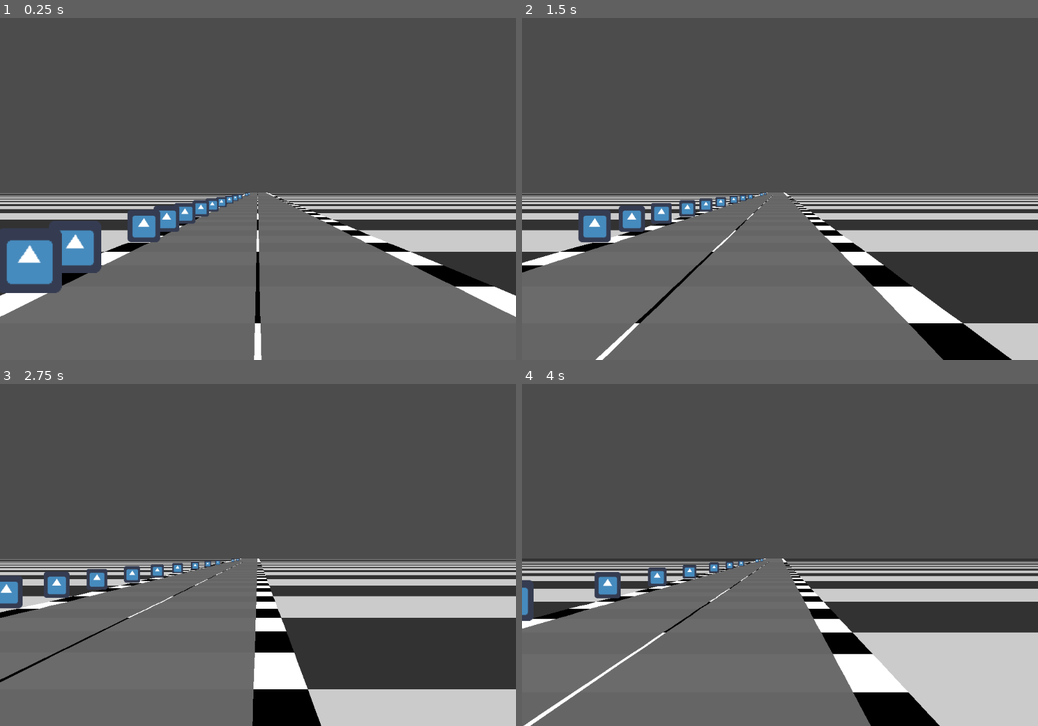
Above: before the commit, frames 1-4 (two rows, left to right).
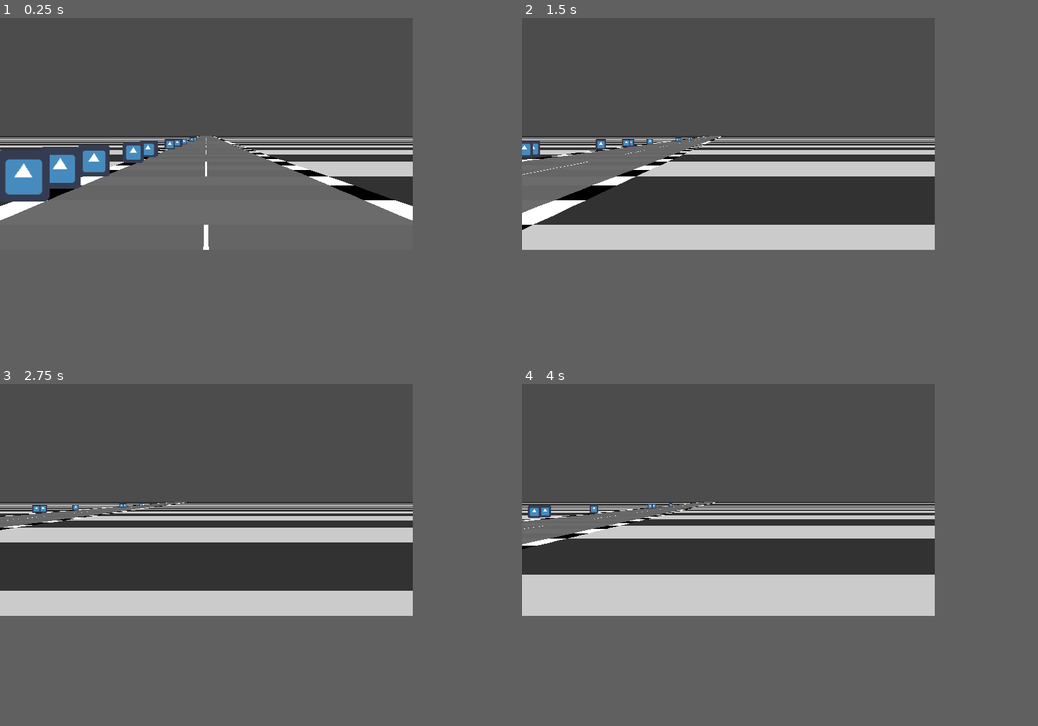
Above: after the commit, the same moments.

Repository: lucaslrt/RetroRacingTemplate
Game: Godot game, scene res://Scenes/Road.tscn
Two runs of this game, one before a commit and one after it. Both use one fixed random seed, a clock stepped at 60 frames per second and the inputs below. The project has no main scene, so this scene is started directly. The engine's default icon, where the game draws it, is replaced by a stand-in: a white triangle on a blue panel in a dark square.
Inputs:
- Up to frame 1 (0.25 s): no input
- Up to frame 2 (1.5 s): tap Enter at 0.5 s; hold Right (ui_right) 0.53-1.28 s; hold Down (ui_down) from 1.28 s (still down)
- Up to frame 3 (2.75 s): tap Space at 2 s; release Down (ui_down) at 2.03 s; hold Right (ui_right) from 2.03 s (still down)
- Up to frame 4 (4 s): release Right (ui_right) at 2.78 s; hold Up (ui_up) 2.78-3.53 s; hold Left (ui_left) from 3.53 s (still down)
In our replay, the window is 800x531 before the commit and 640x360 after it. These sizes can differ from the game's own. Grey fills any space a smaller window leaves; there, only what the larger window draws over its background counts as a difference.

The runs differ from the first frame. In frame 1, 40% of the frame differs, in the area x 0-100%, y 0-100%; in frame 2, 47%; in frame 3, 58%; in frame 4, 58%, in the area x 0-100%, y 34-100%.

Commit message:
Using linear equation to match cliffs with the rest of the road.

Diff:
--- a/Road.gd
+++ b/Road.gd
@@ -1,11 +1,11 @@
 extends Node2D
 
-var screen_width = 1024
-var screen_height = 680
+var screen_width = ProjectSettings.get_setting("display/window/size/width")#1024
+var screen_height = ProjectSettings.get_setting("display/window/size/height")#680
 
 var road_width = 2000
-var seg = 200 #Velocity (smaller number = faster)
-var track_size = 1600 # Number of road segments
+var seg = 200
+var track_size = 2600 # Number of road segments
 var render_seg_num = 300
 
 var speed = 200
@@ -29,7 +29,7 @@
 var speedX = .7
 
 func _ready():
-	top_speed = float(seg) / step * 1.5
+	top_speed = float(seg) / step * 2
 	acceleration = float(top_speed) / 4
 	breaking = -top_speed
 	decel = float(-top_speed) / 5
@@ -37,6 +37,7 @@
 
 	# Drawing Road
 #	print("Criando pista...")
+	var last_y = 0
 	for i in range(track_size):# Quantity of horizontal lines on the road
 		lines.push_back({x = 0, y = 0, z = 0, X = 0, Y = 0, W = 0, scale = 0, curve = 0, sprite = null, spriteX = 0, clip = 0.0})
 		lines[i].z = i * seg
@@ -47,17 +48,36 @@
 			$YSort.add_child(lines[i].sprite)
 		lines[i].spriteX = -3.5
 		if i > 300 and i < 700: #Right curve
-			lines[i].curve = 0.5
+			lines[i].curve = 1.9
 		if i > 800 and i < 1200: #Left curve
 			lines[i].curve = -0.7
-		if i > 750: #Cliffs
-			lines[i].y = sin(i / 30.0 - 25) * 1500
-		if i > 1200: #Right curve
-			lines[i].curve = 0.2
+		if i > 750 and i < 1200: #Cliffs
+#			lines[i].y = sin(i / 30.0 - 25) * 1500
+			lines[i].y = sin((i / 30.0) - 25) * 4500
+			last_y = lines[i].y
+#			print("last_y cliff = ", last_y)
+		if i >= 1200 and i : #Right curve
+			lines[i].y = ((-last_y/(track_size-1200)) * (i - 1200)) + last_y # f(x) = ax + b
+			print("lines[i].y = ", lines[i].y)
 
 	track_size = lines.size()
 	set_process(true)
 	pass
+
+#var num = 0
+#func logistic_function(x, a, b, c, d):
+#	var aux_x = track_size - x
+#	if num == 0:
+#		num = aux_x
+#	else:
+#		if aux_x < num/2:
+#			aux_x = -aux_x
+#
+##	print("conta = ", (1 + exp(-c * (x - d))) + b)
+##	print("exp = ", exp(-c * (x - d)))
+#	var result = float(a) / (1 + exp(-c * (aux_x - d))) + b
+#	print("result = ", result)
+#	return result
 
 func line(segment, cam_x, cam_y, cam_z):
 	if ((segment.z) - cam_z) != 0:
@@ -121,7 +141,7 @@
 	var track_curve = 0
 	var x = 0
 	var dx = 0
-	playerX -= lines[start_point].curve * speed/top_speed * step
+	playerX -= lines[start_point].curve * speed/ (top_speed/2) * step
 #	print("current curve = ", lines[start_point].curve)
 #	print("playerX = ", playerX)
 #	print("speed = ", speed)
@@ -152,7 +172,7 @@
 			road = Color(0.4, 0.4, 0.4)
 
 		if fmod((n/9), 2):
-			divid_line = Color(0,0,0)
+			divid_line = Color(0,0,0,0)
 			grass = Color(0.2, 0.2, 0.2)
 		else:
 			divid_line = Color(1,1,1)
@@ -178,9 +198,9 @@
 	speed = clamp(speed, 0, top_speed)
 
 	if Input.is_action_pressed("ui_left"):
-		playerX -= speedX * step
+		playerX -= speedX * delta * 4
 	elif Input.is_action_pressed("ui_right"):
-		playerX += speedX * step
+		playerX += speedX * delta * 4
 
 	update()
 	pass
--- a/project.godot
+++ b/project.godot
@@ -20,7 +20,8 @@
 
 [display]
 
-window/size/height=680
+window/size/width=640
+window/size/height=360
 window/stretch/mode="viewport"
 
 [rendering]
